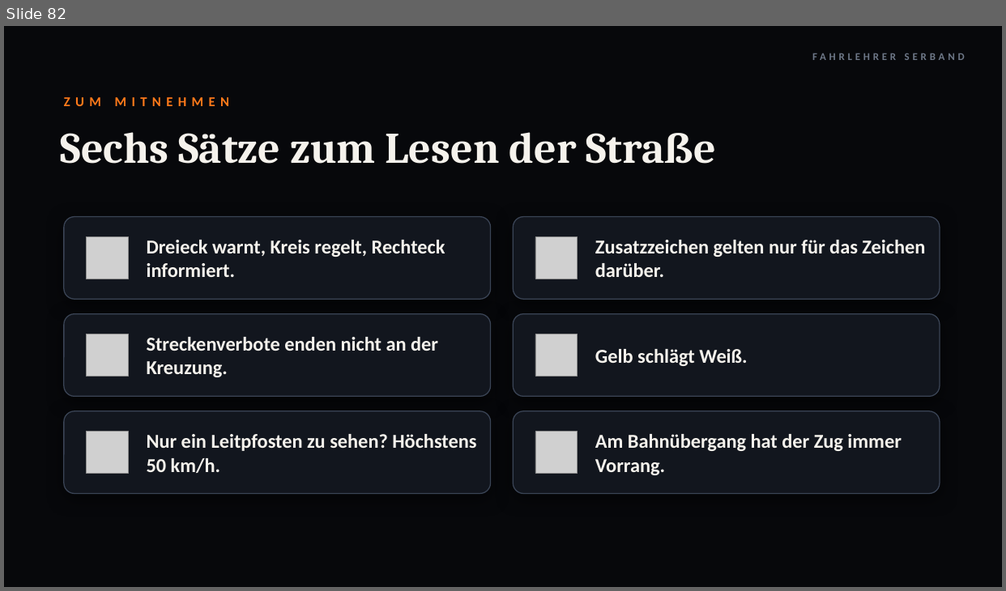
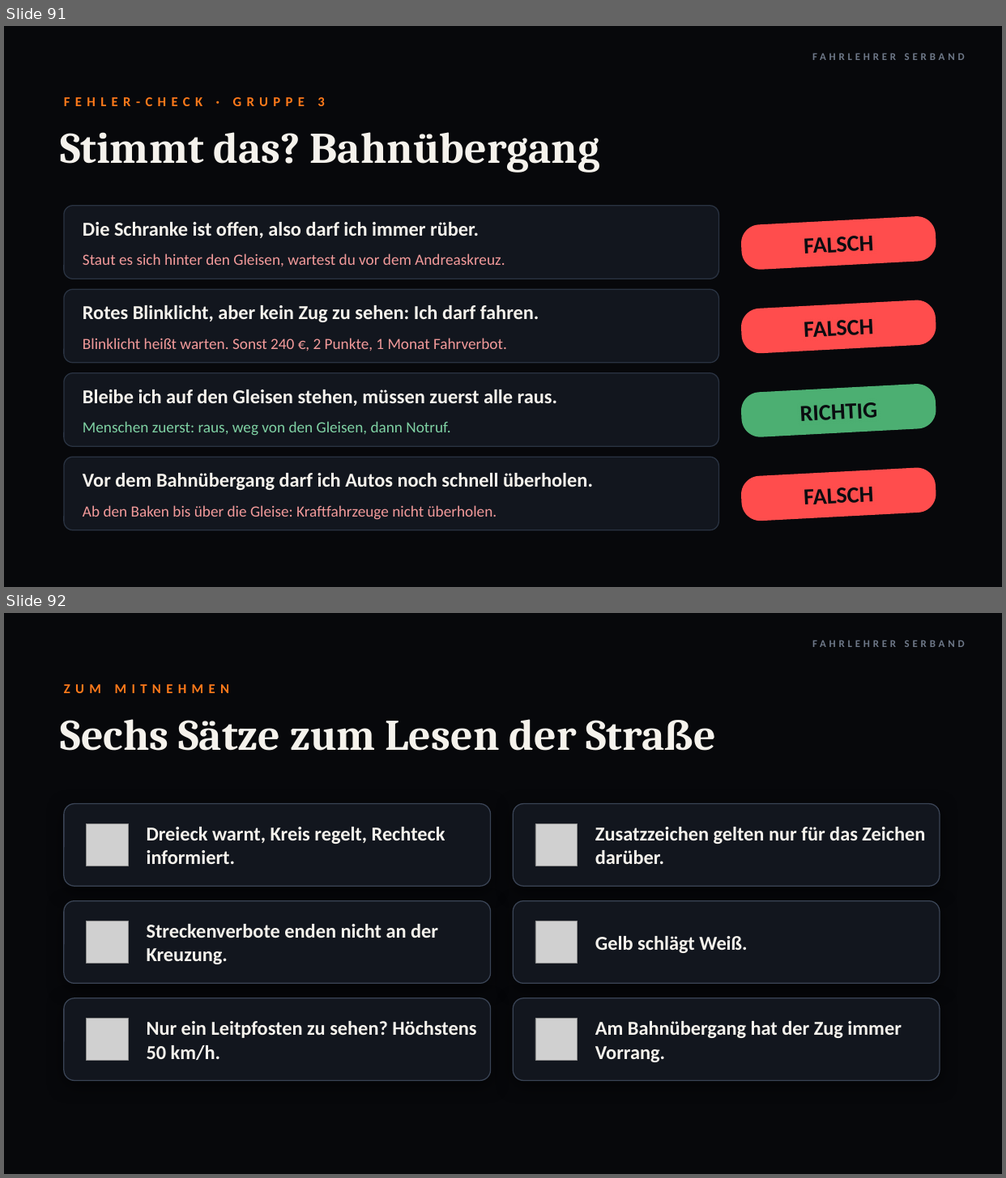
Before and after one commit to serband1995-hue/Fahrlehrer-Kompass-, a slide deck: theorie/abend-05-06/Abend_Lektion05_06.pptx. Shown one above the other, each under a label of ours: slide 82 before the commit, slides 91 and 92 after it. The pictures are 1006x591 and 1006x1178 pixels, drawn with LibreOffice and Linux fonts; fonts in the diff are those of the drawing; grey boxes stand for pictures; background and template pictures are left out. Boxes give left, top, right and bottom in pixels: in the first picture for what was removed or moved away, otherwise in the second. Text is boxed around its words. In the diff, an @@ line names an element or a change of style, - is before the commit and + after.

```diff
--- a/theorie/abend-05-06/Abend_Lektion05_06.pptx
+++ b/theorie/abend-05-06/Abend_Lektion05_06.pptx
@@ slide 91 added at <box>4,26,1002,587</box>, background picture (left out) @@
@@ text added at <box>812,53,965,60</box>, 10 pt, text #6E7888, bold @@
+FAHRLEHRER SERBAND
@@ text added at <box>64,97,324,106</box>, 13 pt, text #FF7A1A, bold @@
+FEHLER-CHECK · GRUPPE 3
@@ text added at <box>60,132,600,173</box>, 42 pt, text #F5F2EC, bold @@
+Stimmt das? Bahnübergang
@@ rounded rectangle added at <box>64,206,719,279</box>, fill #12161E, outline #2A3342 1 pt @@
@@ rounded rectangle added at <box>740,216,937,271</box>, fill #FF4D4D, 22 pt, text #0A0C10, bold @@
+FALSCH
@@ text added at <box>83,222,479,238</box>, 19 pt, text #F5F2EC, bold @@
+Die Schranke ist offen, also darf ich immer rüber.
@@ text added at <box>83,254,505,267</box>, 15 pt, text #F29A9A @@
+Staut es sich hinter den Gleisen, wartest du vor dem Andreaskreuz.
@@ rounded rectangle added at <box>64,289,719,363</box>, fill #12161E, outline #2A3342 1 pt @@
@@ text added at <box>83,305,539,322</box>, 19 pt, text #F5F2EC, bold @@
+Rotes Blinklicht, aber kein Zug zu sehen: Ich darf fahren.
@@ rounded rectangle added at <box>740,300,937,355</box>, fill #FF4D4D, 22 pt, text #0A0C10, bold @@
+FALSCH
@@ text added at <box>83,338,507,351</box>, 15 pt, text #F29A9A @@
+Blinklicht heißt warten. Sonst 240 €, 2 Punkte, 1 Monat Fahrverbot.
@@ rounded rectangle added at <box>64,373,719,446</box>, fill #12161E, outline #2A3342 1 pt @@
@@ text added at <box>83,390,557,406</box>, 19 pt, text #F5F2EC, bold @@
+Bleibe ich auf den Gleisen stehen, müssen zuerst alle raus.
@@ rounded rectangle added at <box>740,383,937,438</box>, fill #4CAF72, 22 pt, text #0A0C10, bold @@
+RICHTIG
@@ text added at <box>83,421,450,436</box>, 15 pt, text #7FD1A3 @@
+Menschen zuerst: raus, weg von den Gleisen, dann Notruf.
@@ rounded rectangle added at <box>64,457,719,531</box>, fill #12161E, outline #2A3342 1 pt @@
@@ text added at <box>83,473,593,490</box>, 19 pt, text #F5F2EC, bold @@
+Vor dem Bahnübergang darf ich Autos noch schnell überholen.
@@ rounded rectangle added at <box>740,467,937,523</box>, fill #FF4D4D, 22 pt, text #0A0C10, bold @@
+FALSCH
@@ text added at <box>83,506,497,520</box>, 15 pt, text #F29A9A @@
+Ab den Baken bis über die Gleise: Kraftfahrzeuge nicht überholen.
@@ what was slide 82 is now slide 92 @@
```
Also in this commit, not shown: 2 slides changed, 9 other slides added, 7 other files.
